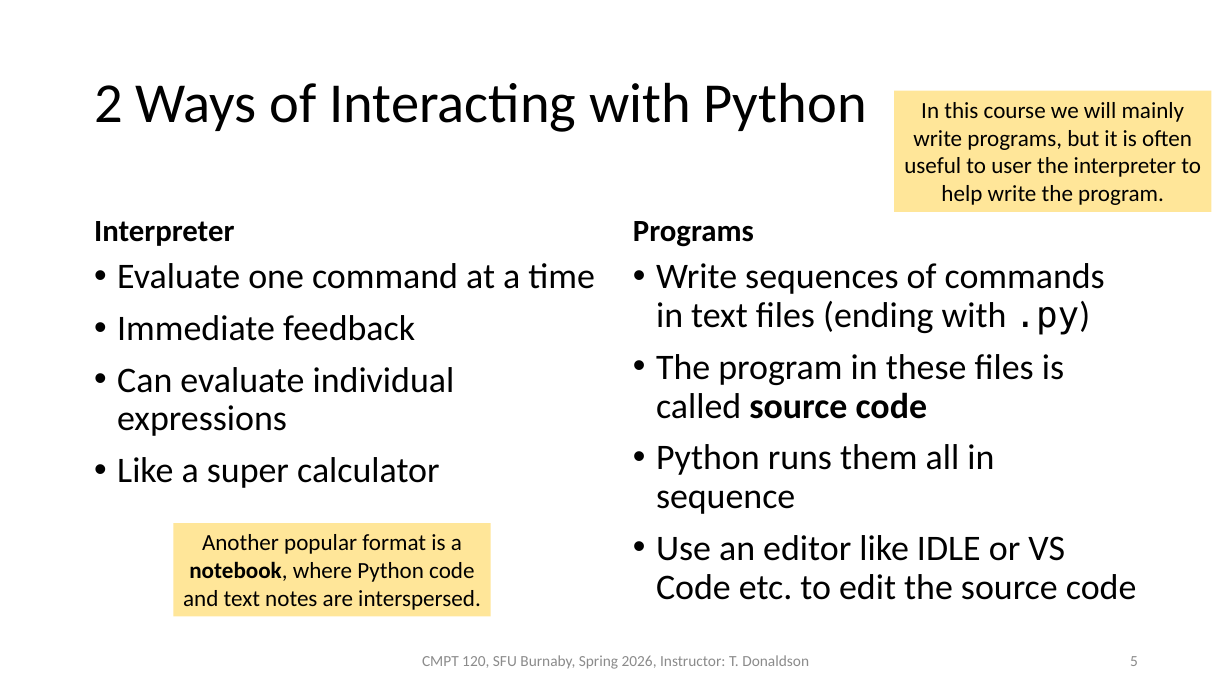
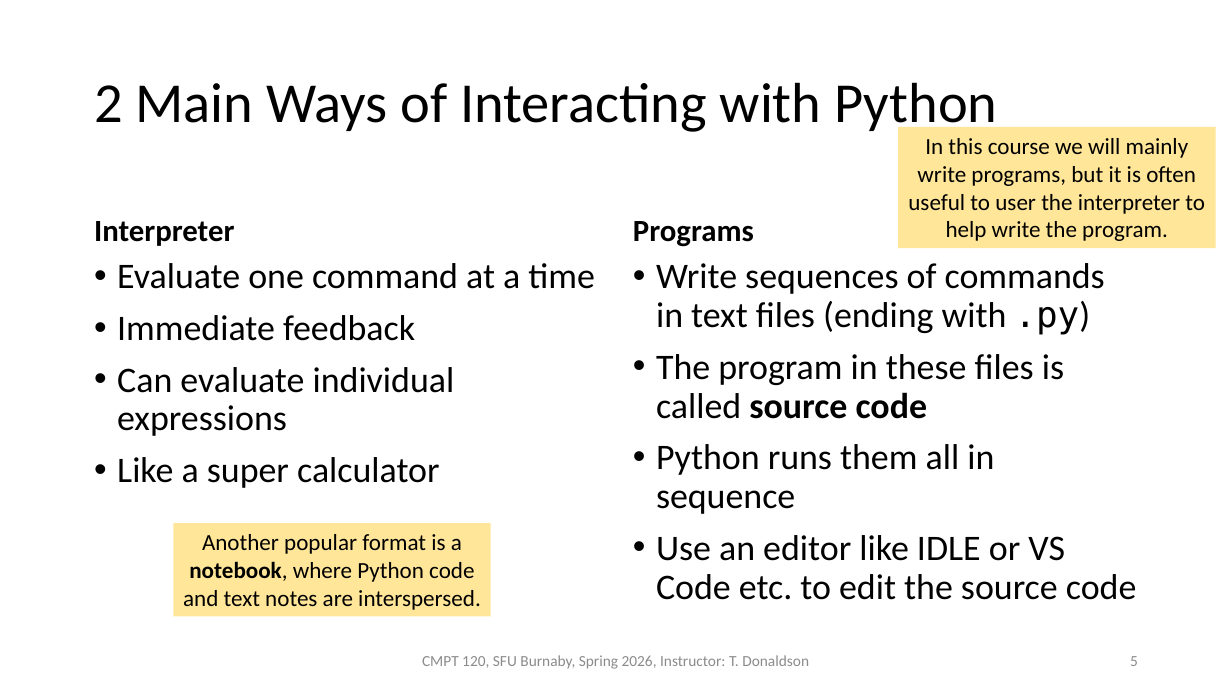
Before and after one commit to tjd1234/cmpt120spring2026, a slide deck: slide 5 of lecture_notes/introduction/introduction3.pptx. Drawn at 1232x693 pixels with LibreOffice and Linux fonts; fonts in the diff are those of the drawing. Boxes give left, top, right and bottom in pixels: in the first picture for what was removed or moved away, otherwise in the second. Text is boxed around its words. In the diff, an @@ line names an element or a change of style, - is before the commit and + after.

```diff
--- a/lecture_notes/introduction/introduction3.pptx
+++ b/lecture_notes/introduction/introduction3.pptx
@@ title at (94, 82, 997, 135): text changed @@
-2 Ways of Interacting with Python
+2 Main Ways of Interacting with Python
@@ rectangle "In this course we will ...": place and size @@
-rectangle "In this course we will ..." at (895, 91, 1212, 212)
+rectangle "In this course we will ..." at (898, 127, 1215, 248)
```
Also in this commit, not shown: 4 other slides changed, 12 other files.
